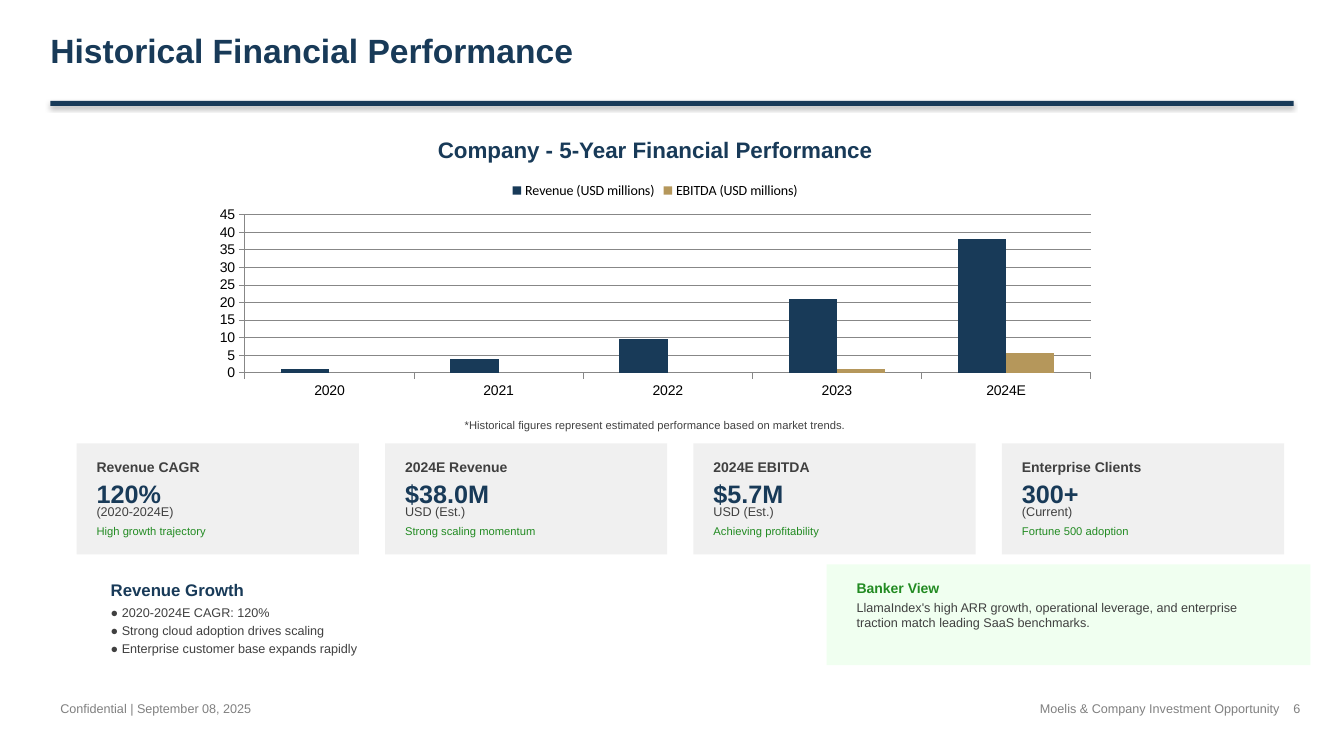
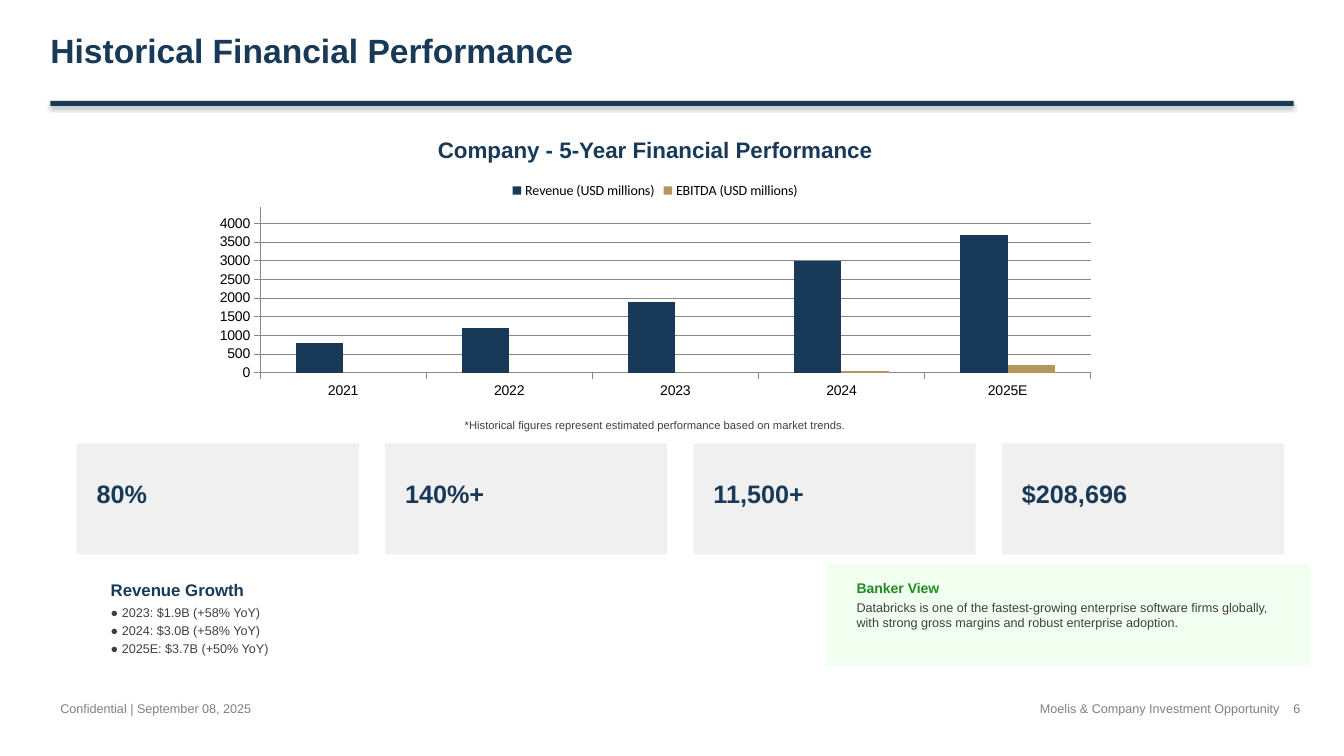
Before and after one commit to alinvb/slide_generator, a slide deck: slide 2 of ai_generated_deck.pptx (slide 4 before the commit). Drawn at 1344x756 pixels with LibreOffice and Linux fonts; fonts in the diff are those of the drawing. Boxes give left, top, right and bottom in pixels: in the first picture for what was removed or moved away, otherwise in the second. Text is boxed around its words. In the diff, an @@ line names an element or a change of style, - is before the commit and + after.

```diff
--- a/ai_generated_deck.pptx
+++ b/ai_generated_deck.pptx
@@ column chart at (x1=202, y1=171, x2=1109, y2=403) @@
-categories: 2020, 2021, 2022, 2023, 2024E
+categories: 2021, 2022, 2023, 2024, 2025E
-Revenue (USD millions): 1, 4, 10, 21, 38
+Revenue (USD millions): 800, 1200, 1900, 3000, 3700
-EBITDA (USD millions): -2, -1, 0, 1, 6
+EBITDA (USD millions): 0, 0, 0, 100, 200
@@ value axis changed @@
@@ text removed at (x1=97, y1=462, x2=200, y2=472) @@
-Revenue CAGR
@@ text removed at (x1=405, y1=462, x2=507, y2=472) @@
-2024E Revenue
@@ text removed at (x1=713, y1=462, x2=810, y2=472) @@
-2024E EBITDA
@@ text removed at (x1=1022, y1=462, x2=1142, y2=475) @@
-Enterprise Clients
@@ text at (x1=97, y1=485, x2=147, y2=504): text changed @@
-120%
+80%
@@ text removed at (x1=97, y1=507, x2=174, y2=519) @@
-(2020-2024E)
@@ text at (x1=405, y1=485, x2=484, y2=504): text changed @@
-$38.0M
+140%+
@@ text removed at (x1=405, y1=507, x2=465, y2=519) @@
-USD (Est.)
@@ text at (x1=713, y1=485, x2=803, y2=507): text changed @@
-$5.7M
+11,500+
@@ text removed at (x1=713, y1=507, x2=774, y2=519) @@
-USD (Est.)
@@ text at (x1=1022, y1=484, x2=1127, y2=507): text changed @@
-300+
+$208,696
@@ text removed at (x1=1022, y1=507, x2=1072, y2=519) @@
-(Current)
@@ text removed at (x1=97, y1=527, x2=206, y2=537) @@
-High growth trajectory
@@ text removed at (x1=405, y1=527, x2=535, y2=537) @@
-Strong scaling momentum
@@ text removed at (x1=713, y1=527, x2=819, y2=537) @@
-Achieving profitability
@@ text removed at (x1=1022, y1=527, x2=1129, y2=537) @@
-Fortune 500 adoption
@@ text at (x1=122, y1=607, x2=260, y2=620): text changed @@
-● 2020-2024E CAGR: 120%
+● 2023: $1.9B (+58% YoY)
@@ text at (x1=122, y1=625, x2=260, y2=638): text changed @@
-● Strong cloud adoption drives scaling
+● 2024: $3.0B (+58% YoY)
@@ text at (x1=857, y1=603, x2=1267, y2=630): text changed @@
-LlamaIndex's high ARR growth, operational leverage, and enterprise traction match leading SaaS benchmarks.
+Databricks is one of the fastest-growing enterprise software firms globally, with strong gross margins and robust enterprise adoption.
@@ text at (x1=122, y1=643, x2=269, y2=656): text changed @@
-● Enterprise customer base expands rapidly
+● 2025E: $3.7B (+50% YoY)
```
Also in this commit, not shown: 9 other slides changed, 5 slides added, 5 slides removed, 5 other files.
